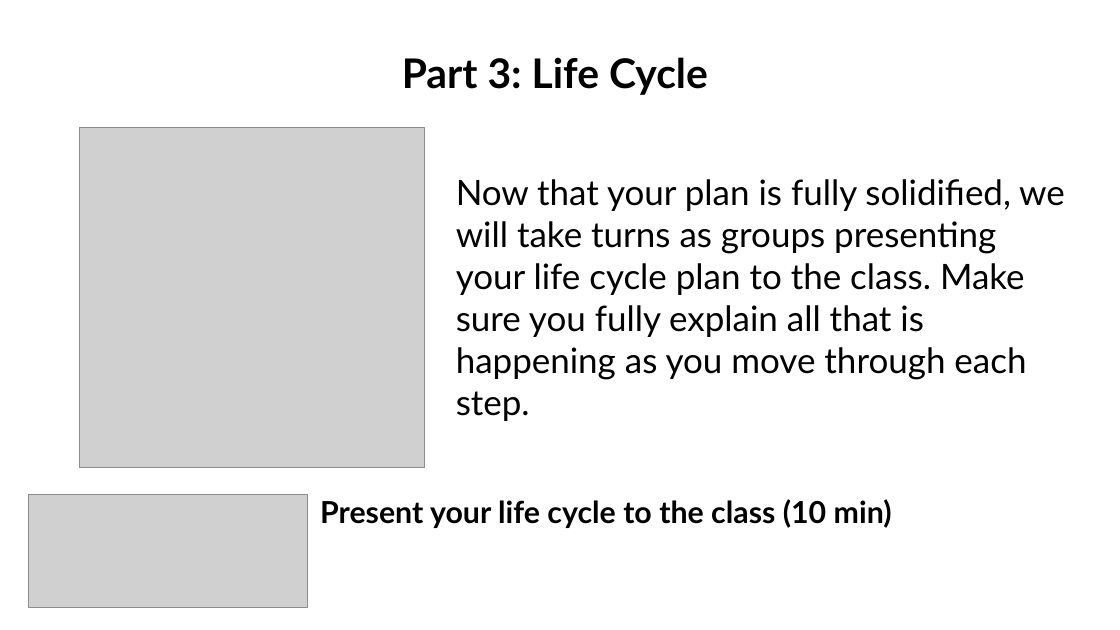
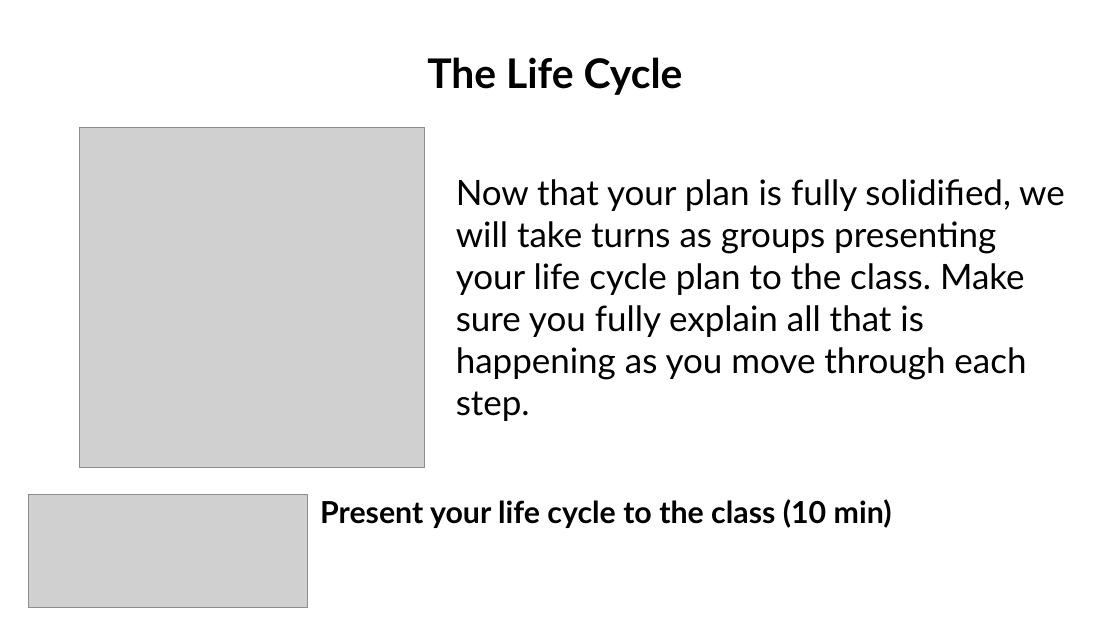
Before and after one commit to wood-lab/fish_406, a slide deck: slide 5 of docs/lectures/in-class_activities/class_22.pptx. Drawn at 1120x630 pixels with LibreOffice and Linux fonts; fonts in the diff are those of the drawing; grey boxes stand for pictures. Boxes give left, top, right and bottom in pixels: in the first picture for what was removed or moved away, otherwise in the second. Text is boxed around its words. In the diff, an @@ line names an element or a change of style, - is before the commit and + after.

```diff
--- a/docs/lectures/in-class_activities/class_22.pptx
+++ b/docs/lectures/in-class_activities/class_22.pptx
@@ text at (427, 57, 683, 95): text changed @@
-Part 3: Life Cycle
+The Life Cycle
```
Also in this commit, not shown: 2 other slides changed, 1 slide added, 1 slide removed, 2 other files.
